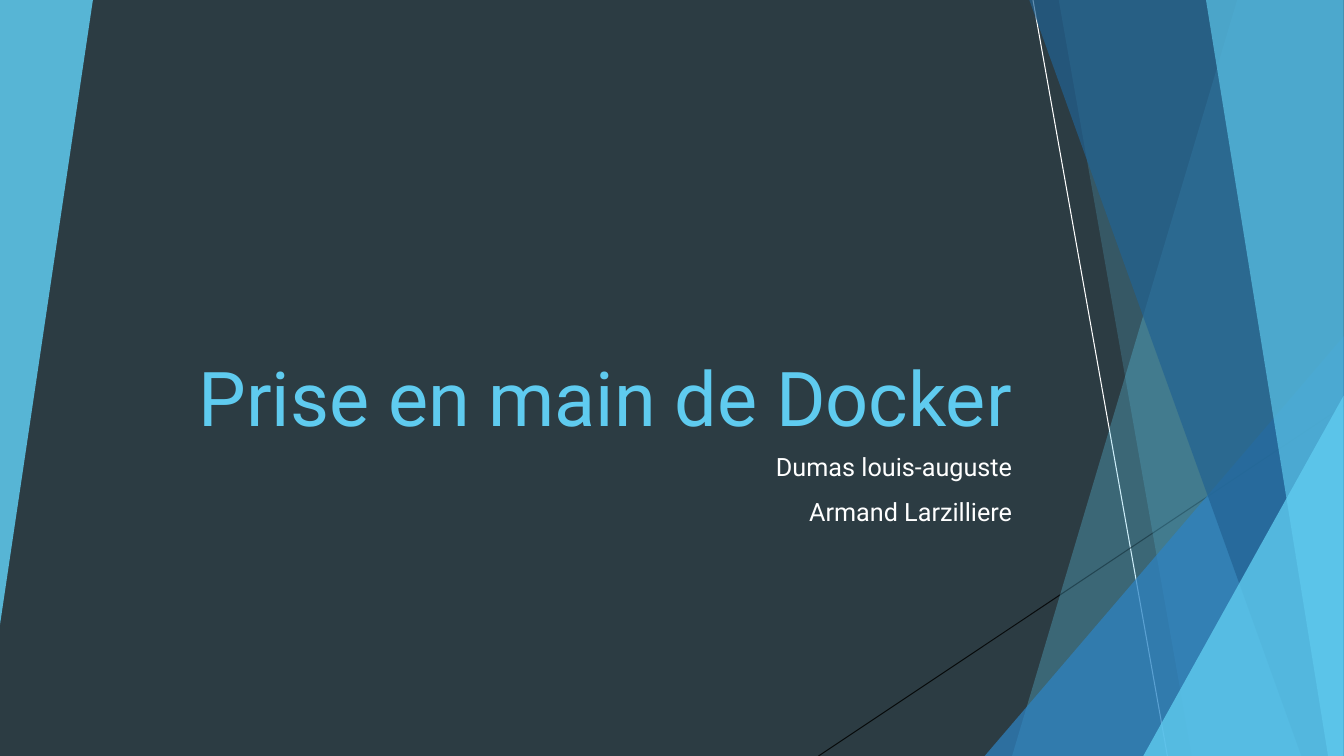
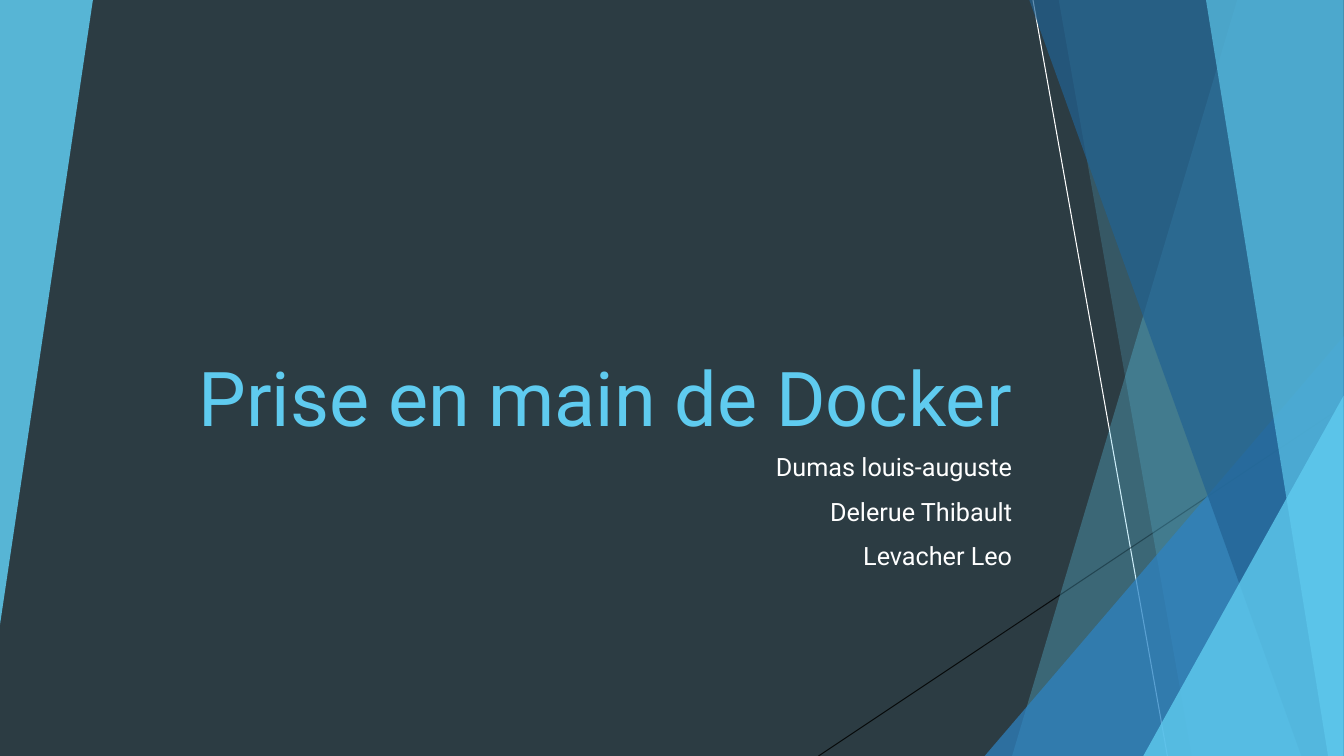
Before and after one commit to Needoliprane/WorkShop-Docker, a slide deck: slide 1 of Prez.pptx. Drawn at 1344x756 pixels with LibreOffice and Linux fonts; fonts in the diff are those of the drawing. Boxes give left, top, right and bottom in pixels: in the first picture for what was removed or moved away, otherwise in the second. Text is boxed around its words. In the diff, an @@ line names an element or a change of style, - is before the commit and + after.

```diff
--- a/Prez.pptx
+++ b/Prez.pptx
@@ subtitle at bbox=[830, 502, 1012, 566]: text changed @@
-Armand Larzilliere
+Delerue Thibault
+Levacher Leo
```
